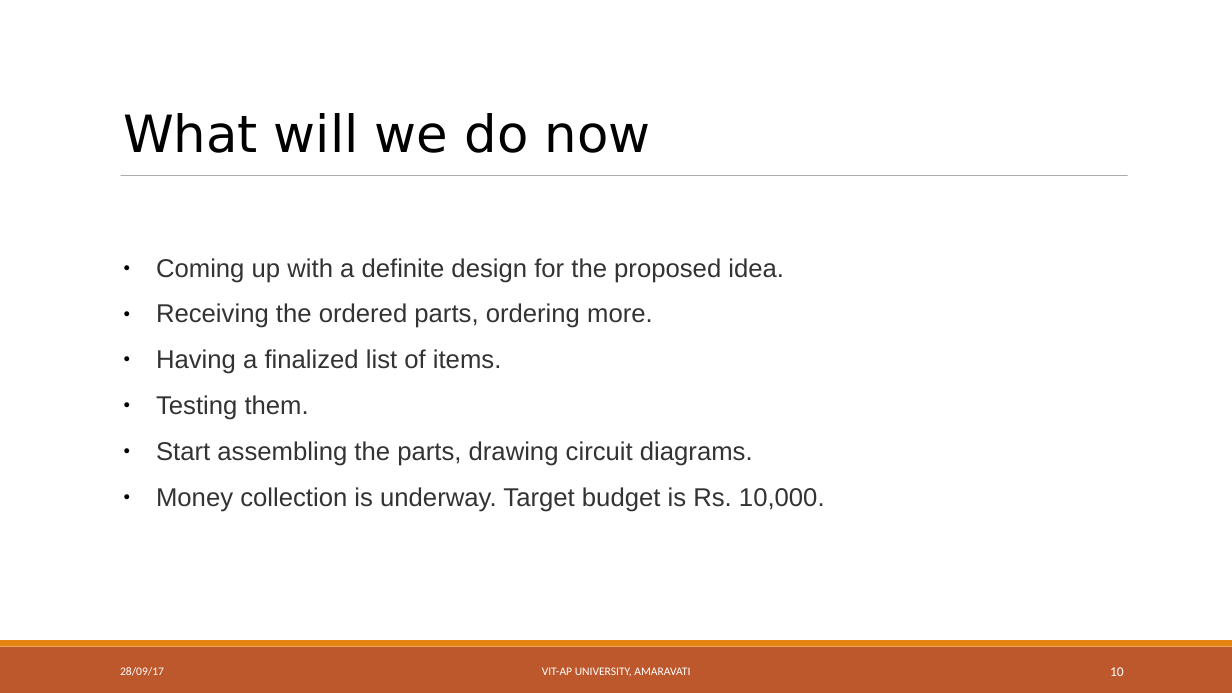
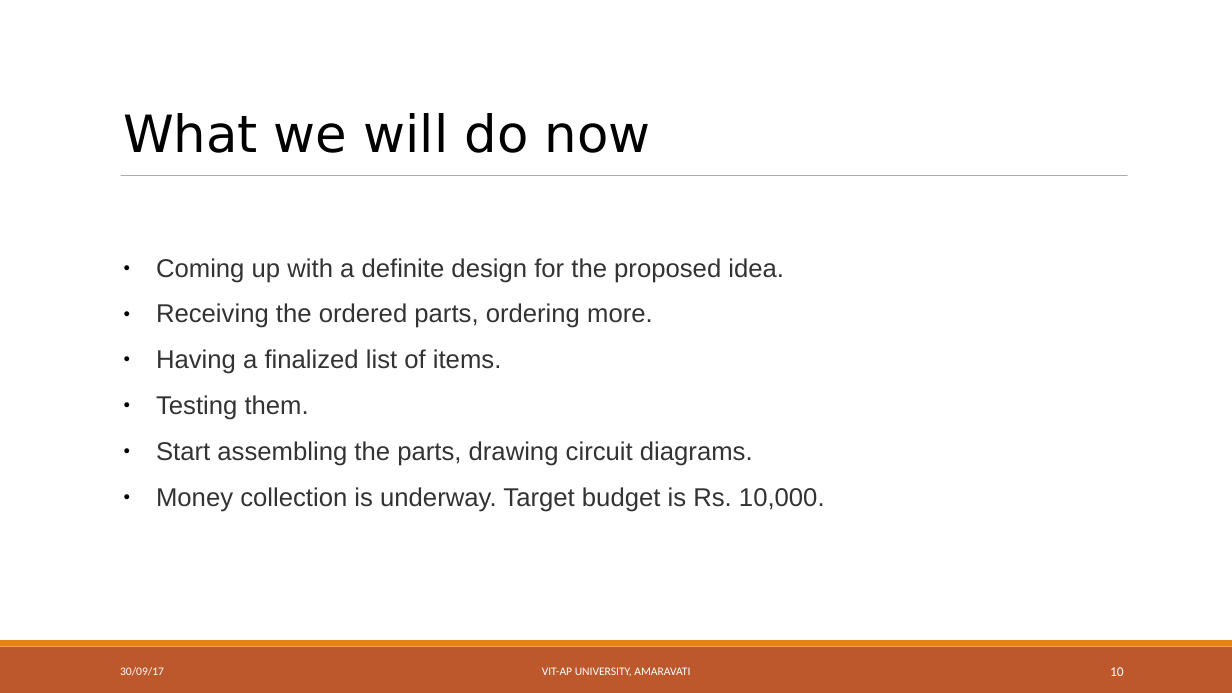
Before and after one commit to 2DSharp/BlueBerry, a slide deck: slide 10 of Documentation/Presentations/2.WeeklyProgress.odp. Drawn at 1232x693 pixels with LibreOffice and Linux fonts; fonts in the diff are those of the drawing. Boxes give left, top, right and bottom in pixels: in the first picture for what was removed or moved away, otherwise in the second. Text is boxed around its words. In the diff, an @@ line names an element or a change of style, - is before the commit and + after.

```diff
--- a/Documentation/Presentations/2.WeeklyProgress.odp
+++ b/Documentation/Presentations/2.WeeklyProgress.odp
@@ title at <box>123,113,651,153</box>: text changed @@
-What will we do now
+What we will do now
@@ text at <box>120,667,164,676</box>: text changed @@
-28/09/17
+30/09/17
```
Also in this commit, not shown: 10 other slides changed, 1 slide added, 1 slide removed, 5 other files.
